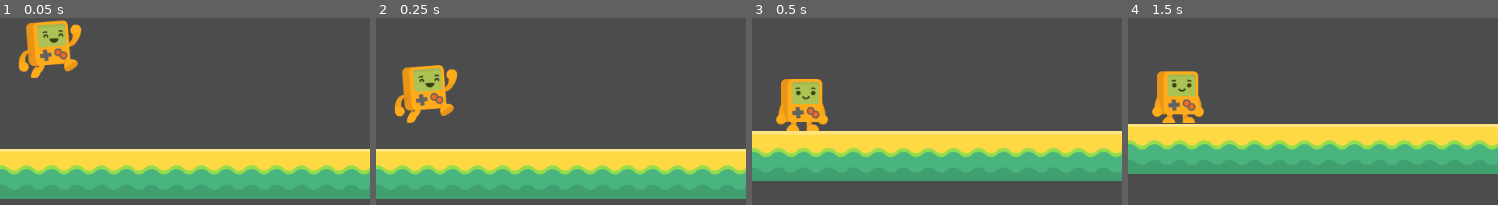
Above: before the commit, frames 1-4 (left to right).
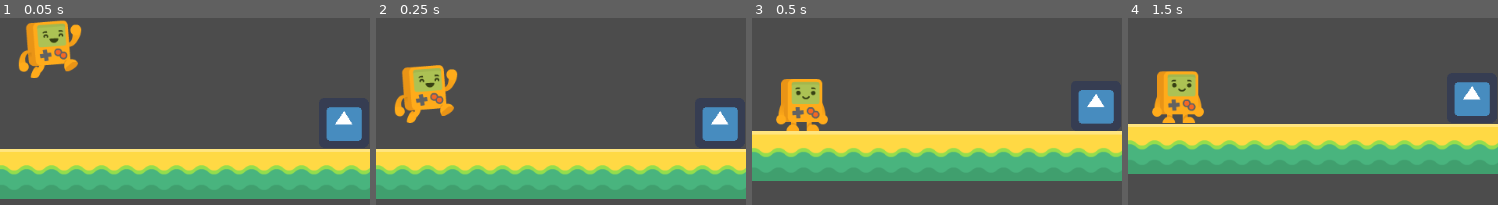
Above: after the commit, the same moments.

Repository: Hiebeler/Type-n-Run
Game: Godot game, scene res://scenes/levels/level4.tscn
Two runs of this game, one before a commit and one after it. Both use one fixed random seed, a clock stepped at 60 frames per second and the inputs below. This scene is started directly instead of the project's main scene. The engine's default icon, where the game draws it, is replaced by a stand-in: a white triangle on a blue panel in a dark square.
Inputs (mouse positions are % of the whole screen's width and height, from its top left):
- Up to frame 1 (0.05 s): no input
- Up to frame 2 (0.25 s): no input
- Up to frame 3 (0.5 s): no input
- Up to frame 4 (1.5 s): click (11, 4) at 0.52 s; type "12" at 0.6 s
The pictures show only the part of the screen within x 42-91%, y 50-100%; the shares and areas given below are measured in that part.

The runs differ from the first frame. In frame 1, 1.7% of the frame differs, in the area x 88-98%, y 47-66%; in frame 2, 1.7%; in frame 3, 1.7%; in frame 4, 1.7%.

Commit message:
add spring and implement signalbus

Diff:
--- a/project.godot
+++ b/project.godot
@@ -17,6 +17,7 @@
 [autoload]
 
 Global="*res://scripts/Global.gd"
+SignalBus="*res://scripts/SignalBus.gd"
 
 [display]
 
--- a/scenes/levels/level4.tscn
+++ b/scenes/levels/level4.tscn
@@ -1,7 +1,8 @@
-[gd_scene load_steps=4 format=2]
+[gd_scene load_steps=5 format=2]
 
 [ext_resource path="res://scenes/prefabs/CanvasLayer.tscn" type="PackedScene" id=1]
 [ext_resource path="res://assets/WorldTiles/WorldTileset.tres" type="TileSet" id=2]
+[ext_resource path="res://scenes/prefabs/Spring.tscn" type="PackedScene" id=3]
 [ext_resource path="res://scenes/prefabs/steve.tscn" type="PackedScene" id=4]
 
 [node name="level4" type="Node2D"]
@@ -15,3 +16,6 @@
 tile_set = ExtResource( 2 )
 format = 1
 tile_data = PoolIntArray( 262143, 2, 0, 196608, 2, 0, 196609, 2, 0, 196610, 2, 0, 196611, 2, 0, 196612, 2, 0, 196613, 2, 0, 196614, 2, 0, 196615, 2, 0 )
+
+[node name="Spring" parent="." instance=ExtResource( 3 )]
+position = Vector2( 406, 159 )
--- /dev/null
+++ b/scenes/prefabs/Spring.tscn
@@ -0,0 +1,19 @@
+[gd_scene load_steps=4 format=2]
+
+[ext_resource path="res://icon.png" type="Texture" id=1]
+[ext_resource path="res://scripts/Spring.gd" type="Script" id=2]
+
+[sub_resource type="RectangleShape2D" id=1]
+extents = Vector2( 31.5, 32 )
+
+[node name="Spring" type="Area2D"]
+script = ExtResource( 2 )
+
+[node name="CollisionShape2D" type="CollisionShape2D" parent="."]
+position = Vector2( -0.5, 0 )
+shape = SubResource( 1 )
+
+[node name="Sprite" type="Sprite" parent="."]
+texture = ExtResource( 1 )
+
+[connection signal="body_entered" from="." to="." method="_on_Spring_body_entered"]
--- /dev/null
+++ b/scripts/SignalBus.gd
@@ -0,0 +1,3 @@
+extends Node2D
+
+signal SpringEntered
--- /dev/null
+++ b/scripts/Spring.gd
@@ -0,0 +1,5 @@
+extends Area2D
+
+func _on_Spring_body_entered(body):
+	if body.name == "steve":
+		SignalBus.emit_signal("SpringEntered")
--- a/scripts/steve.gd
+++ b/scripts/steve.gd
@@ -5,6 +5,7 @@
 const SPRINTSPEED = 300
 const GRAVITY = 30
 const JUMPFORCE = -900
+const SPRINGFORCE = -1500
 const RIGHT = "right"
 const LEFT = "left"
 const JUMP = "jump"
@@ -25,6 +26,8 @@
 	crouchTimer.wait_time = 1
 	crouchTimer.connect("timeout", self, "stopCrouch")
 
+	SignalBus.connect("SpringEntered", self, "spring")
+
 func _physics_process(delta):
 	move()
 
@@ -42,6 +45,14 @@
 	JumpCounter += 1
 	if JumpCounter <= 2:
 		velocity.y = JUMPFORCE
+
+
+func spring():
+	if is_on_floor():
+		JumpCounter = 0
+	JumpCounter += 1
+	if JumpCounter <= 2:
+		velocity.y = SPRINGFORCE
 
 func move():
 	match stateWalking:
